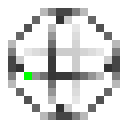
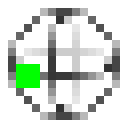
Revision of a layered 128×128 image; what changed, layer by layer:
painted on "circuit_blocks_qubit_bloch_blank.png" over [16, 64, 40, 88]
